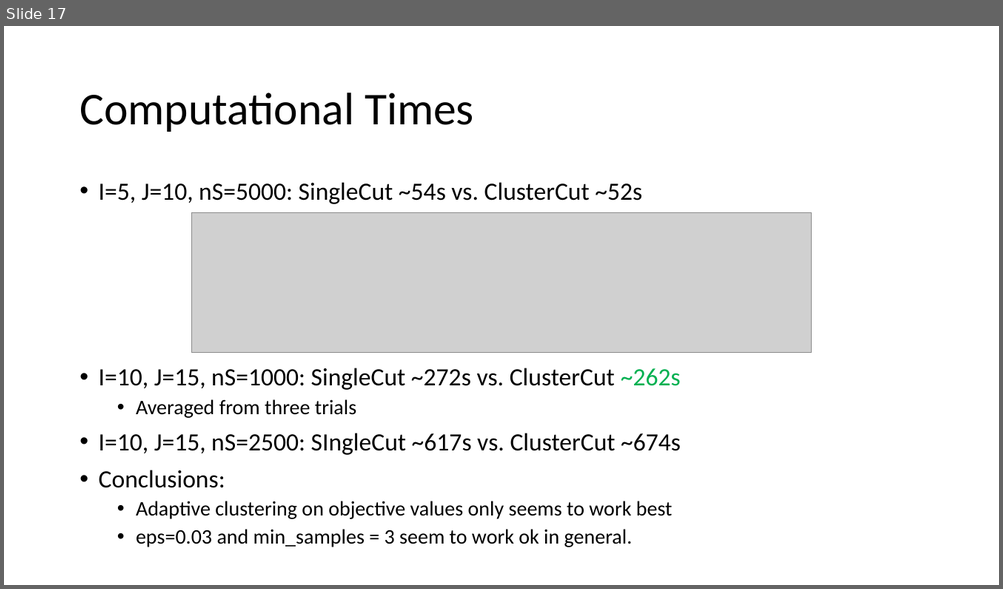
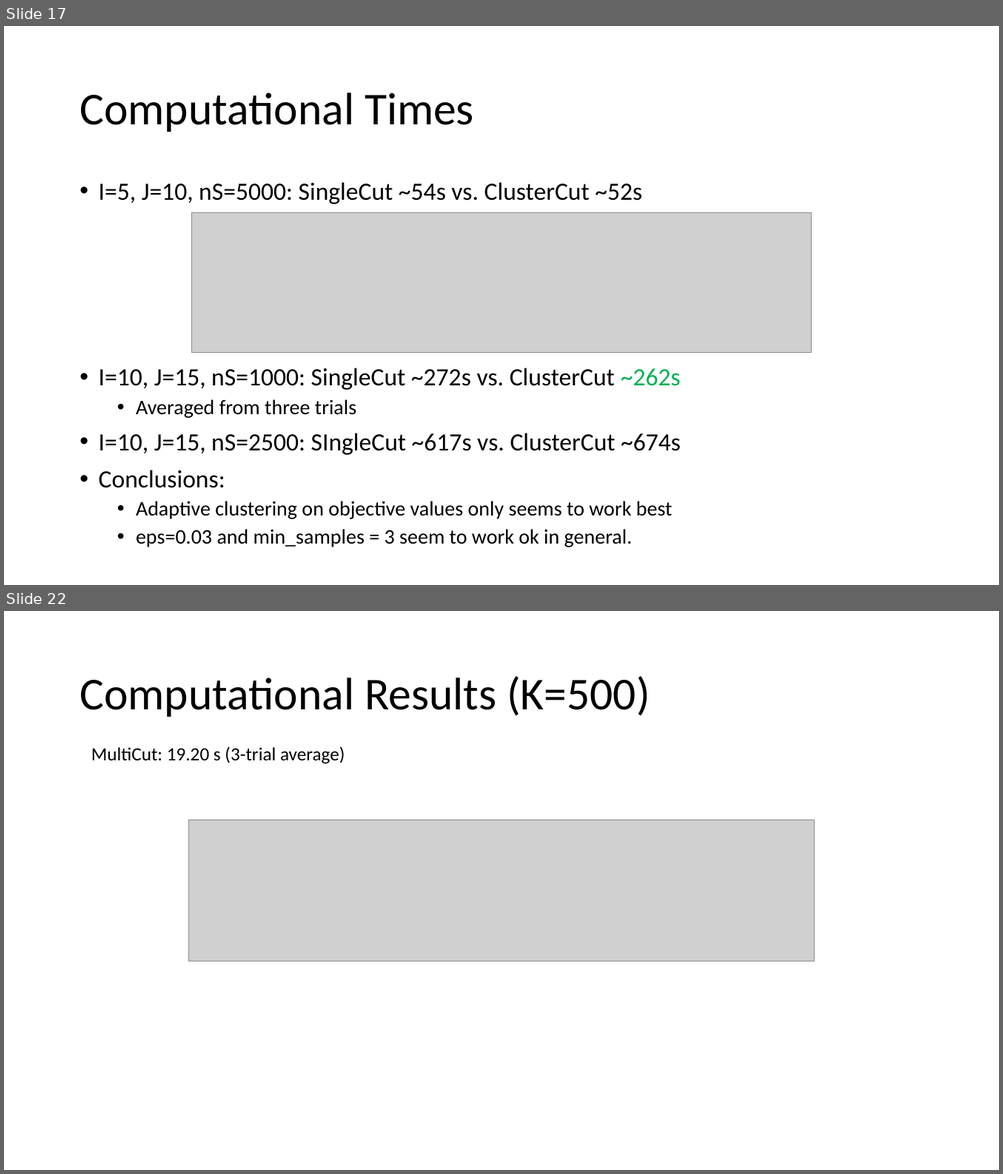
Before and after one commit to parkjan4/SPRO_project, a slide deck: preliminary_results.pptx. Shown one above the other, each under a label of ours: slide 17 before the commit, slides 17 and 22 after it; the slides between them are not shown. The pictures are 1003x589 and 1003x1174 pixels, drawn with LibreOffice and Linux fonts; fonts in the diff are those of the drawing; grey boxes stand for pictures. Boxes give left, top, right and bottom in pixels: in the first picture for what was removed or moved away, otherwise in the second. Text is boxed around its words. In the diff, an @@ line names an element or a change of style, - is before the commit and + after.

```diff
--- a/preliminary_results.pptx
+++ b/preliminary_results.pptx
@@ slide 22 added at (4,611,999,1170), background #FFFFFF @@
@@ title added at (79,676,650,717), 44 pt, text #000000 @@
+Computational Results (K=500)
@@ text added at (91,746,344,764), 18 pt, text #000000 @@
+MultiCut: 19.20 s (3-trial average)
@@ picture added at (189,820,814,962) @@
```
Also in this commit, not shown: 7 other slides added, 5 other files.
